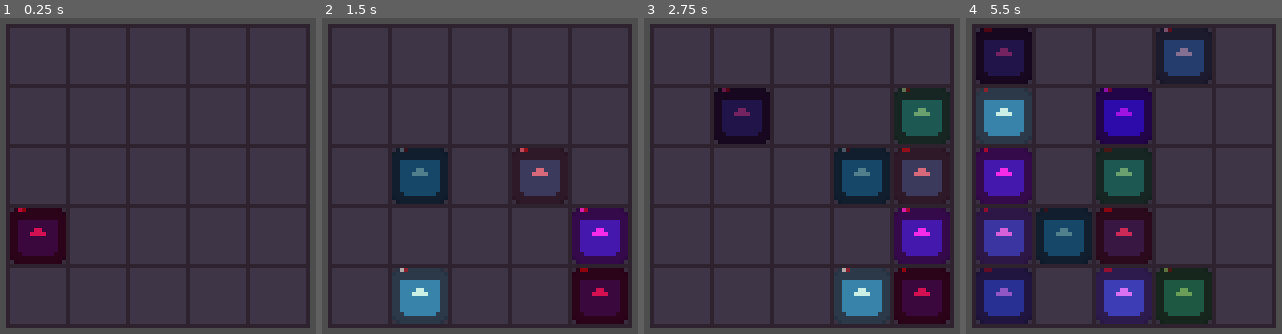
Above: before the commit, frames 1-4 (left to right).
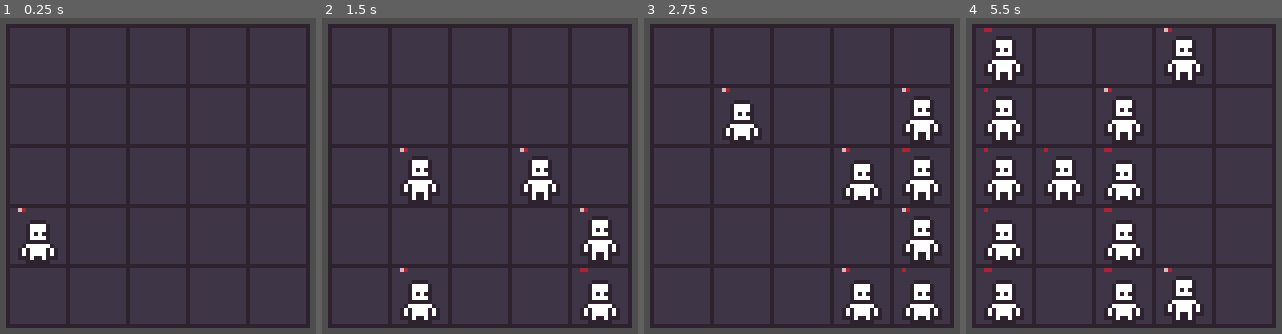
Above: after the commit, the same moments.

Repository: Takeil/swipe-game
Game: Godot game, scene res://scenes/main.tscn
Same seed, same stepped clock (60 frames per second), same inputs: the game is played once before the commit and once after it. The engine's default icon, where the game draws it, is replaced by a stand-in: a white triangle on a blue panel in a dark square.
Inputs (mouse positions are in pixels of both pictures, inside the frame that each line leads up to):
- Up to frame 1 (0.25 s): no input
- Up to frame 2 (1.5 s): move the mouse to (559, 157) at 0.52 s; press the mouse at (559, 157) at 0.53 s; hold Right (right) 0.53-1.28 s; tap Space (space) at 0.8, 1.35 s; move the mouse to (407, 194) at 1.27 s; release the mouse at (407, 194) at 1.28 s; hold Down (down) from 1.28 s (still down)
- Up to frame 3 (2.75 s): click (729, 194) at 1.55 s; move the mouse to (836, 97) at 2.02 s; release Down (down) at 2.03 s; press the mouse at (836, 97) at 2.03 s; hold Right (right) from 2.03 s (still down); tap Space (space) at 2.3 s
- Up to frame 4 (5.5 s): move the mouse to (1105, 248) at 2.77 s; release Right (right) at 2.78 s; release the mouse at (1105, 248) at 2.78 s; hold Up (up) 2.78-3.53 s; tap Space (space) at 2.85, 3.8, 4.35, 5.3 s; click (1105, 248) at 3.05 s; move the mouse to (1231, 229) at 3.52 s; press the mouse at (1231, 229) at 3.53 s; hold Left (left) 3.53-5.03 s; move the mouse to (1016, 122) at 4.27 s; release the mouse at (1016, 122) at 4.28 s; click (1016, 122) at 4.55 s; move the mouse to (1142, 176) at 5.02 s; press the mouse at (1142, 176) at 5.03 s; hold Down (down) from 5.03 s (still down)

The runs differ from the first frame. In frame 1, 3.1% of the frame differs, in the area x 3-21%, y 60-78%; in frame 2, 13%; in frame 3, 19%; in frame 4, 34%, in the area x 3-78%, y 3-97%.

Commit message:
Add sprites and types

Diff:
--- a/scenes/items/item.tscn
+++ b/scenes/items/item.tscn
@@ -1,15 +1,51 @@
-[gd_scene load_steps=3 format=3 uid="uid://beb6kgvph1drn"]
+[gd_scene load_steps=7 format=3 uid="uid://beb6kgvph1drn"]
 
 [ext_resource type="Script" path="res://scripts/item_cell.gd" id="1_qktp4"]
-[ext_resource type="Texture2D" uid="uid://bspiv7bdhabc0" path="res://assets/images/icon.svg" id="1_wqnil"]
+[ext_resource type="Texture2D" uid="uid://0uln8yotally" path="res://assets/sprites/base_character.png" id="2_ybu6k"]
+
+[sub_resource type="AtlasTexture" id="AtlasTexture_jvle8"]
+atlas = ExtResource("2_ybu6k")
+region = Rect2(32, 32, 16, 16)
+
+[sub_resource type="AtlasTexture" id="AtlasTexture_ch2bg"]
+atlas = ExtResource("2_ybu6k")
+region = Rect2(0, 0, 16, 16)
+
+[sub_resource type="AtlasTexture" id="AtlasTexture_id14r"]
+atlas = ExtResource("2_ybu6k")
+region = Rect2(16, 0, 16, 16)
+
+[sub_resource type="SpriteFrames" id="SpriteFrames_23m3u"]
+animations = [{
+"frames": [{
+"duration": 1.0,
+"texture": SubResource("AtlasTexture_jvle8")
+}],
+"loop": false,
+"name": &"attack",
+"speed": 5.0
+}, {
+"frames": [{
+"duration": 1.0,
+"texture": SubResource("AtlasTexture_ch2bg")
+}, {
+"duration": 1.0,
+"texture": SubResource("AtlasTexture_id14r")
+}],
+"loop": true,
+"name": &"idle",
+"speed": 5.0
+}]
 
 [node name="Item" type="Node2D"]
 script = ExtResource("1_qktp4")
 movable = false
 
-[node name="Icon" type="Sprite2D" parent="."]
-scale = Vector2(0.109375, 0.109375)
-texture = ExtResource("1_wqnil")
+[node name="Unit Sprite" type="AnimatedSprite2D" parent="."]
+sprite_frames = SubResource("SpriteFrames_23m3u")
+animation = &"attack"
+autoplay = "idle"
+frame_progress = 1.0
 
 [node name="Control" type="Control" parent="."]
 layout_mode = 3
--- a/scripts/game_controller.gd
+++ b/scripts/game_controller.gd
@@ -39,9 +39,10 @@
 		swipe.emit('Down')
 		spawn_item()
 
-func spawn_item() -> void:
+func spawn_item(type = 0) -> void:
 	if !spawning:
 		spawning = true
+
 	else:
 		return
 
@@ -53,9 +54,10 @@
 		spawn_item()
 		return
 
-	var instance = item_prefab.instantiate()
+	var instance = item_prefab.instantiate() as ItemCell
 	#instance.position = cells[spawn].position
 	cells[spawn].add_child(instance)
 	var s = cells[spawn] as TileCell
+	instance.setup(type)
 	s.set_item(instance)
 	spawning = false
--- a/scripts/item_cell.gd
+++ b/scripts/item_cell.gd
@@ -13,23 +13,43 @@
 
 var hp_bar: Control = null
 var df_bar: Control = null
+var unit_sprite: AnimatedSprite2D = null
 
 var damaged_by: Array[ItemCell] = []
+var type = 0
 
 @onready var pix = preload("res://scenes/misc/1px_texturerect.tscn")
 
 func _ready() -> void:
 	hp_bar = $Control/HPBarContainer
 	df_bar = $Control/DFBarContainer
-
-	modulate = Color(randf(), randf(), randf(), 1.0)
+	unit_sprite = $"Unit Sprite"
 
 	if show_hp:
 		update_hp_def()
 
+func setup(_type : int):
+	type = _type
+	match _type:
+		0 : print('Friend')
+		1 : print('Enemy')
+		2 :
+			print('Box')
+			movable = false
+			show_hp = false
+
 func _process(delta: float) -> void:
 	if position != Vector2.ZERO:
 		position = position.move_toward(Vector2.ZERO, delta * 500)
+
+func flip_to(dir : String):
+	if type in [0,1]:
+		match dir:
+			'left':
+				unit_sprite.flip_h = true
+			'right':
+				unit_sprite.flip_h = false
+		pass
 
 func update_hp_def() -> void:
 	Global.delete_children(hp_bar)
--- a/scripts/tile_cell.gd
+++ b/scripts/tile_cell.gd
@@ -43,52 +43,59 @@
 func slide_right(curr_cell: TileCell) -> void:
 	if curr_cell.left == null:
 		return
-
 	if curr_cell.item != null:
+		curr_cell.item.flip_to('right')
 		var next_cell: TileCell = curr_cell.left
 		while next_cell.left != null and next_cell.item == null:
 			next_cell = next_cell.left
 		if next_cell.item != null:
-			if !curr_cell.item.damage_by_enemy_and_health_check(next_cell.item):
-				curr_cell.item.queue_free()
-				curr_cell.clear_item()
-			elif curr_cell.left.item != next_cell.item:
+			next_cell.item.flip_to('right')
+			var old_curr_item = curr_cell.item
+			var old_next_item = next_cell.item
+			if curr_cell.left.item != next_cell.item:
 				next_cell.item.reparent(curr_cell.left)
 				curr_cell.left.set_item(next_cell.item)
 				next_cell.clear_item()
+			if !old_curr_item.damage_by_enemy_and_health_check(old_next_item):
+				old_curr_item.queue_free()
 	else:
 		var next_cell: TileCell = curr_cell.left
 		while next_cell.left != null and next_cell.item == null:
 			next_cell = next_cell.left
 		if next_cell.item != null:
+			next_cell.item.flip_to('right')
 			next_cell.item.reparent(curr_cell)
 			curr_cell.item = next_cell.item
-			next_cell.item = null;
+			next_cell.item = null
 			slide_right(curr_cell)
 		if curr_cell.left == null:
 			return
 	slide_right(curr_cell.left)
+
 func slide_left(curr_cell: TileCell) -> void:
 	if curr_cell.right == null:
 		return
-
 	if curr_cell.item != null:
+		curr_cell.item.flip_to('left')
 		var next_cell: TileCell = curr_cell.right
 		while next_cell.right != null and next_cell.item == null:
 			next_cell = next_cell.right
 		if next_cell.item != null:
-			if !curr_cell.item.damage_by_enemy_and_health_check(next_cell.item):
-				curr_cell.item.queue_free()
-				curr_cell.clear_item()
-			elif curr_cell.right.item != next_cell.item:
+			next_cell.item.flip_to('left')
+			var old_curr_item = curr_cell.item
+			var old_next_item = next_cell.item
+			if curr_cell.right.item != next_cell.item:
 				next_cell.item.reparent(curr_cell.right)
 				curr_cell.right.set_item(next_cell.item)
 				next_cell.clear_item()
+			if !old_curr_item.damage_by_enemy_and_health_check(old_next_item):
+				old_curr_item.queue_free()
 	else:
 		var next_cell: TileCell = curr_cell.right
 		while next_cell.right != null and next_cell.item == null:
 			next_cell = next_cell.right
 		if next_cell.item != null:
+			next_cell.item.flip_to('left')
 			next_cell.item.reparent(curr_cell)
 			curr_cell.item = next_cell.item
 			next_cell.item = null
@@ -106,13 +113,14 @@
 		while next_cell.down != null and next_cell.item == null:
 			next_cell = next_cell.down
 		if next_cell.item != null:
-			if !curr_cell.item.damage_by_enemy_and_health_check(next_cell.item):
-				curr_cell.item.queue_free()
-				curr_cell.clear_item()
-			elif curr_cell.down.item != next_cell.item:
+			var old_curr_item = curr_cell.item
+			var old_next_item = next_cell.item
+			if curr_cell.down.item != next_cell.item:
 				next_cell.item.reparent(curr_cell.down)
 				curr_cell.down.set_item(next_cell.item)
 				next_cell.clear_item()
+			if !old_curr_item.damage_by_enemy_and_health_check(old_next_item):
+				old_curr_item.queue_free()
 	else:
 		var next_cell: TileCell = curr_cell.down
 		while next_cell.down != null and next_cell.item == null:
@@ -135,13 +143,14 @@
 		while next_cell.up != null and next_cell.item == null:
 			next_cell = next_cell.up
 		if next_cell.item != null:
-			if !curr_cell.item.damage_by_enemy_and_health_check(next_cell.item):
-				curr_cell.item.queue_free()
-				curr_cell.clear_item()
-			elif curr_cell.up.item != next_cell.item:
+			var old_curr_item = curr_cell.item
+			var old_next_item = next_cell.item
+			if curr_cell.up.item != next_cell.item:
 				next_cell.item.reparent(curr_cell.up)
 				curr_cell.up.set_item(next_cell.item)
 				next_cell.clear_item()
+			if !old_curr_item.damage_by_enemy_and_health_check(old_next_item):
+				old_curr_item.queue_free()
 	else:
 		var next_cell: TileCell = curr_cell.up
 		while next_cell.up != null and next_cell.item == null:
Binary file added: assets/sprites/base_character.png
Not shown, added: assets/sprites/base_character.png.import
Not shown, added: scenes/mai4054.tmp
